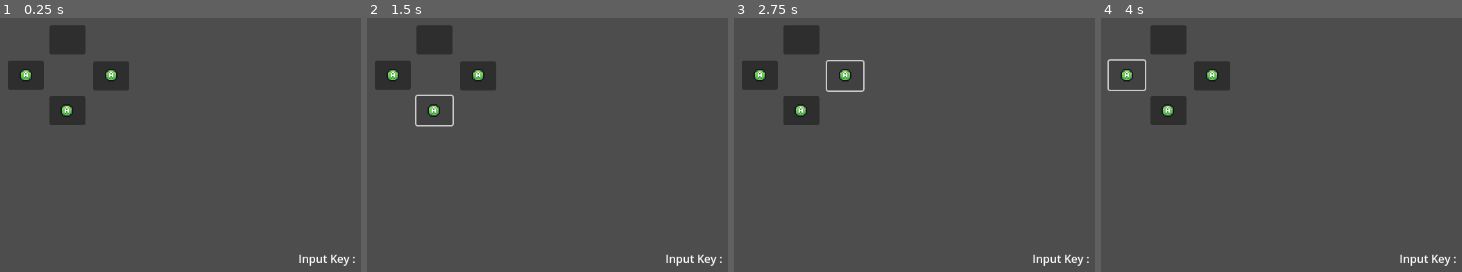
Above: before the commit, frames 1-4 (left to right).
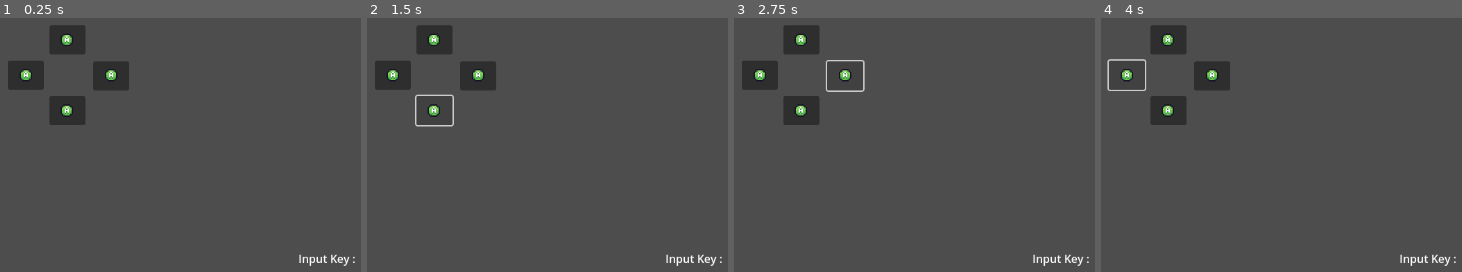
Above: after the commit, the same moments.

Repository: Lurjoy/KeyMappingTest
Game: Godot game, scene res://input_test.tscn
The game is run twice, just before and just after one commit, with the same random seed, the same clock (stepped at 60 frames per second) and the same inputs. Before the commit the project has no main scene; this scene is started directly in both runs.
Inputs (mouse positions are in pixels of both pictures, inside the frame that each line leads up to):
- Up to frame 1 (0.25 s): no input
- Up to frame 2 (1.5 s): click (435, 40) at 0.5 s; click (435, 109) at 1.25 s
- Up to frame 3 (2.75 s): click (845, 76) at 2 s
- Up to frame 4 (4 s): click (1126, 76) at 2.75 s; tap Enter at 3.5 s; hold D from 3.53 s (still down); tap B at 3.6 s; tap Space at 3.77 s

The runs differ from the first frame. In frame 1, 0.1% of the frame differs, in the area x 16-21%, y 6-12%; in frame 2, 0.1%; in frame 3, 0.1%; in frame 4, 0.1%.
Error in both runs: Invalid assignment of property or key 'frame' with value of type 'int' on a base object of type 'null instance'. (res://InputTest.gd:106)

Commit message:
07.27
on notepad

Diff:
--- a/InputTest.gd
+++ b/InputTest.gd
@@ -107,3 +107,8 @@
 	spt_dn.frame = key_sprite_map.get(key_mapping["down"], -1)
 	spt_rt.frame = key_sprite_map.get(key_mapping["right"], -1)
 	spt_lt.frame = key_sprite_map.get(key_mapping["left"], -1)
+
+
+func _on_btnright_pressed():
+	current_action = "right"
+	show_input_prompt()
--- a/input_test.tscn
+++ b/input_test.tscn
@@ -11,6 +11,13 @@
 offset_top = 38.0
 offset_right = 155.0
 offset_bottom = 80.0
+
+[node name="sptUp" type="Sprite2D" parent="btnUp"]
+texture_filter = 1
+position = Vector2(25, 21)
+scale = Vector2(2, 2)
+texture = ExtResource("2_21xey")
+hframes = 42
 
 [node name="btnDown" type="Button" parent="."]
 offset_left = 103.0
@@ -64,3 +71,8 @@
 scale = Vector2(2, 2)
 texture = ExtResource("2_21xey")
 hframes = 42
+
+[connection signal="pressed" from="btnUp" to="." method="_on_btn_up_pressed"]
+[connection signal="pressed" from="btnDown" to="." method="_on_btn_down_pressed"]
+[connection signal="pressed" from="btnright" to="." method="_on_btnright_pressed"]
+[connection signal="pressed" from="btnLeft" to="." method="_on_btn_left_pressed"]
--- a/project.godot
+++ b/project.godot
@@ -11,5 +11,6 @@
 [application]
 
 config/name="KeyMappingTest"
+run/main_scene="res://input_test.tscn"
 config/features=PackedStringArray("4.2", "Forward Plus")
 config/icon="res://icon.svg"
